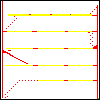
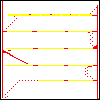
Layered file, before and after one edit (100x100). Changes by layer:
painted on "Background" over [19, 15, 93, 79]
